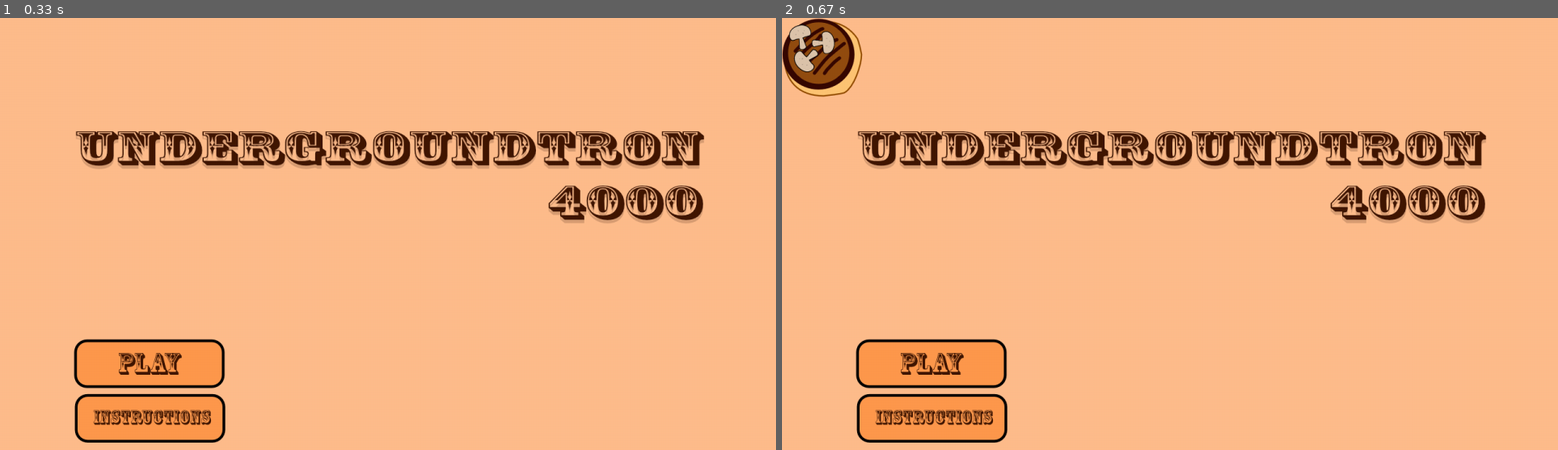
Above: before the commit, frames 1-2 (left to right).
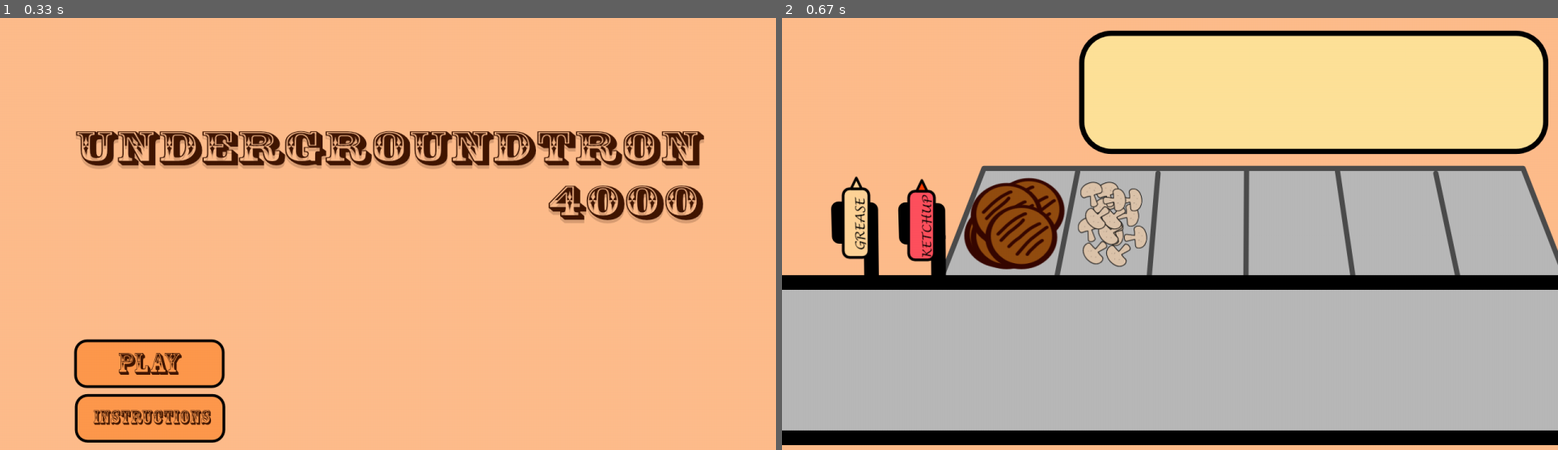
Above: after the commit, the same moments.

Repository: gorangor/fatmood
Game: pygame game, started from pygamegame.py
Same seed, same stepped clock (60 frames per second), same inputs: the game is played once before the commit and once after it.
Inputs (mouse positions are in pixels of both pictures, inside the frame that each line leads up to):
- Up to frame 1 (0.33 s): no input
- Up to frame 2 (0.67 s): press the mouse at (929, 363) at 0.37 s; move the mouse to (1061, 385) at 0.47 s; release the mouse at (1193, 402) at 0.6 s

Frame 1 is identical in both runs. In frame 2, 81% of the frame differs, in the area x 0-100%, y 0-99%.

Commit message:
start functionality, everything else cause my computer's shitty

Diff:
--- a/foodClasses.py
+++ b/foodClasses.py
@@ -1,12 +1,14 @@
 # Mckenna Brown
+import pygame
 
 class Food():
     def __init__(self, ingredients):
+        self.recipe = []
+        for ingr in ingredients:
+            self.recipe.append(Ingredient(ingr))
         self.recipe = ingredients  # a list. can have repeats
         # ordered. must be put on in this order
         self.ingredients = [self.recipe[0]]
-        self.x = data.currFoodX
-        self.y = data.currFoodY
 
 
     def addIngredient(self, ingredient):
--- a/pygamegame.py
+++ b/pygamegame.py
@@ -1,16 +1,24 @@
 import pygame
 from setup import *
+from foodClasses import *
 
 class PygameGame(object):
 
     def init(self):
-        pass
+        self.burger = Food(["bun.png", "grease.png", "mushroom.png"])
+        self.state = "homeScreen"
+        self.bkg = bkg
 
     def mousePressed(self, x, y):
-        screen.blit(bun,(0,0))
-        screen.blit(patty,(0,0))
-        screen.blit(mRoom,(10,10))
-        pass
+        if self.state == "homeScreen":
+            if 123 < x < 372 and 617 < y < 698:
+                pass # draw instructions
+            elif 123 < x < 372 and 529 < y < 610:
+                self.state = "play"
+                self.bkg = gamebkg
+            screen.blit(bun,(0,0))
+            screen.blit(patty,(0,0))
+            screen.blit(mRoom,(10,10))
 
     def mouseReleased(self, x, y):
         pass
@@ -57,9 +65,12 @@
 
         # call game-specific initialization
         self.init()
-        screen.blit(bkg,(0,0))
+        # screen.blit(self.bkg,(0,0))
         playing = True
         while playing:
+            peachColor = (255, 189,140)
+            screen.fill(peachColor)
+            screen.blit(self.bkg,(0,0))
             time = clock.tick(self.fps)
             self.timerFired(time)
             for event in pygame.event.get():
